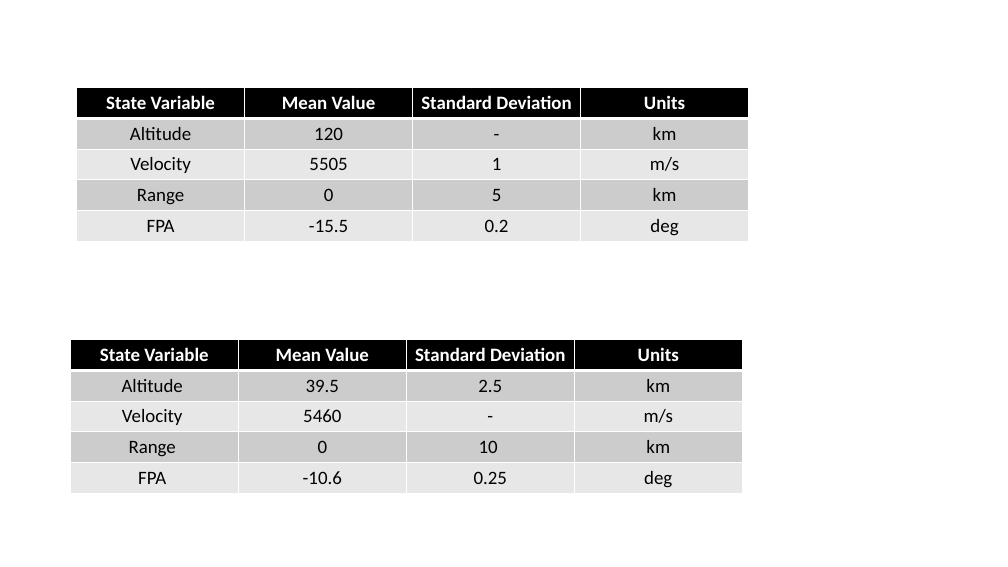
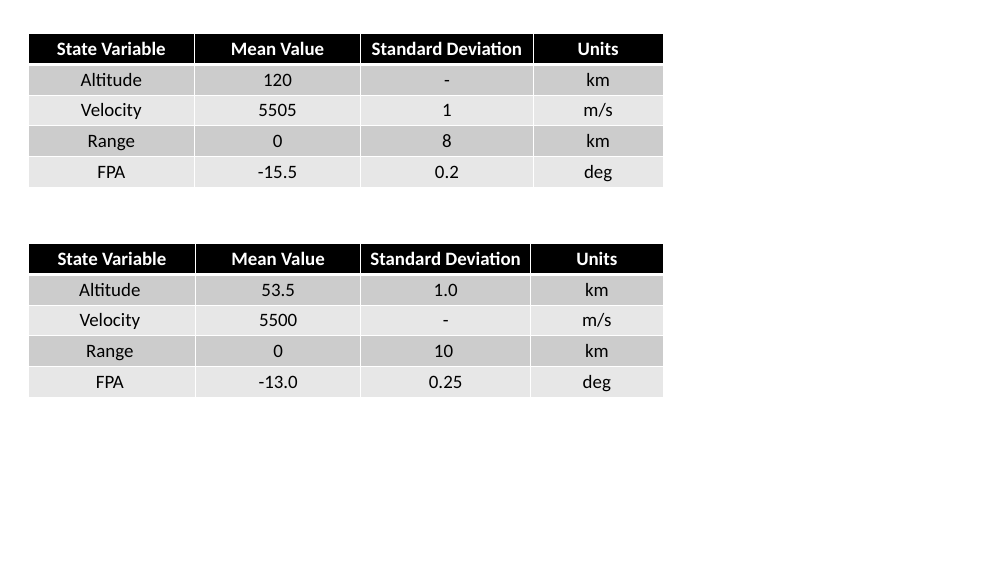
Before and after one commit to CDNoyes/EDL-Py, a slide deck: slide 7 of Documents/Dissertation/Figures.pptx. Drawn at 1008x567 pixels with LibreOffice and Linux fonts; fonts in the diff are those of the drawing. Boxes give left, top, right and bottom in pixels: in the first picture for what was removed or moved away, otherwise in the second. Text is boxed around its words. In the diff, an @@ line names an element or a change of style, - is before the commit and + after.

```diff
--- a/Documents/Dissertation/Figures.pptx
+++ b/Documents/Dissertation/Figures.pptx
@@ table at <box>29,34,664,188</box> @@
-row 4, column 3: 5
+row 4, column 3: 8
@@ table: place and size @@
-table at <box>76,88,748,241</box>
+table at <box>29,34,664,188</box>
@@ table at <box>29,243,664,397</box> @@
-row 2, column 2: 39.5
+row 2, column 2: 53.5
-row 2, column 3: 2.5
+row 2, column 3: 1.0
-row 3, column 2: 5460
+row 3, column 2: 5500
-row 5, column 2: -10.6
+row 5, column 2: -13.0
@@ table: place and size @@
-table at <box>70,340,742,494</box>
+table at <box>29,243,664,397</box>
```
Also in this commit, not shown: 1 slide added, 23 other files.
